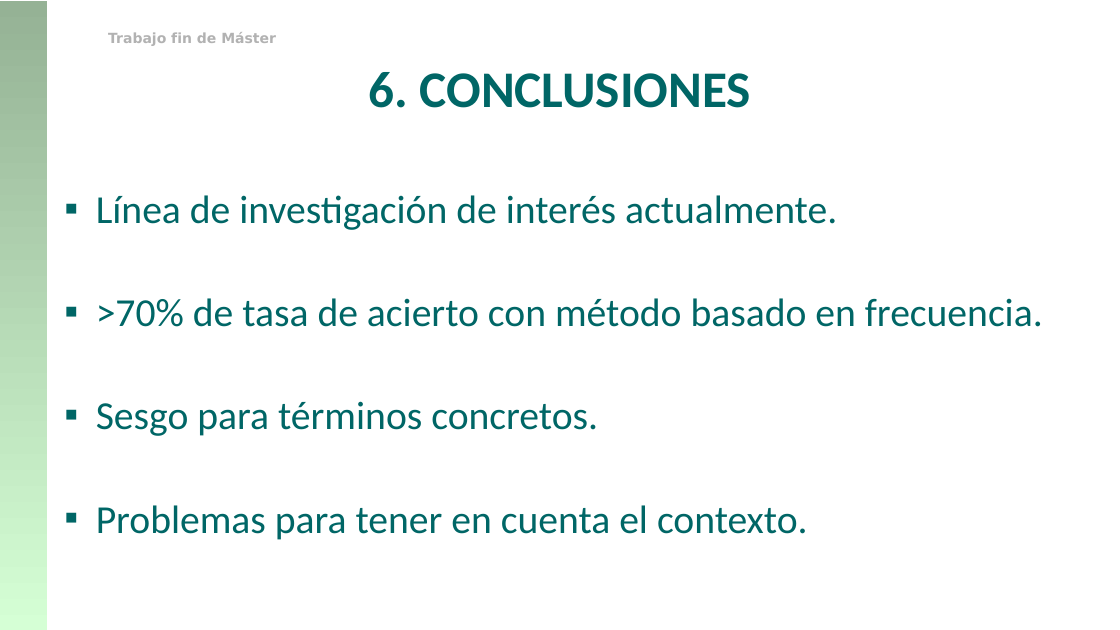
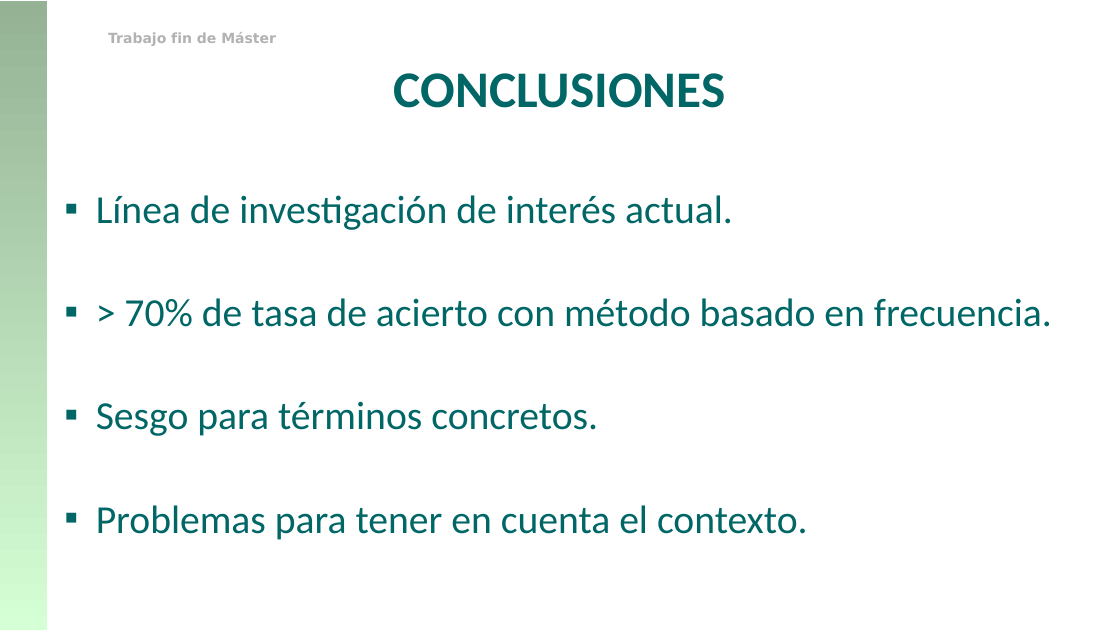
Before and after one commit to franciscorodriguez92/uned-tfm, a slide deck: slide 24 of TFM_Francisco_Rodriguez.pptx (slide 33 before the commit). Drawn at 1120x630 pixels with LibreOffice and Linux fonts; fonts in the diff are those of the drawing; background and template pictures are left out. Boxes give left, top, right and bottom in pixels: in the first picture for what was removed or moved away, otherwise in the second. Text is boxed around its words. In the diff, an @@ line names an element or a change of style, - is before the commit and + after.

```diff
--- a/TFM_Francisco_Rodriguez.pptx
+++ b/TFM_Francisco_Rodriguez.pptx
@@ text at [394,73,726,108]: text changed @@
-6. CONCLUSIONES
+CONCLUSIONES
@@ text at [96,195,1052,327]: text changed @@
-▪ Línea de investigación de interés actualmente.
-▪ >70% de tasa de acierto con método basado en frecuencia.
+▪ Línea de investigación de interés actual.
+▪ > 70% de tasa de acierto con método basado en frecuencia.
```
Also in this commit, not shown: 26 other slides changed, 14 slides added, 9 slides removed, 4 other files.
